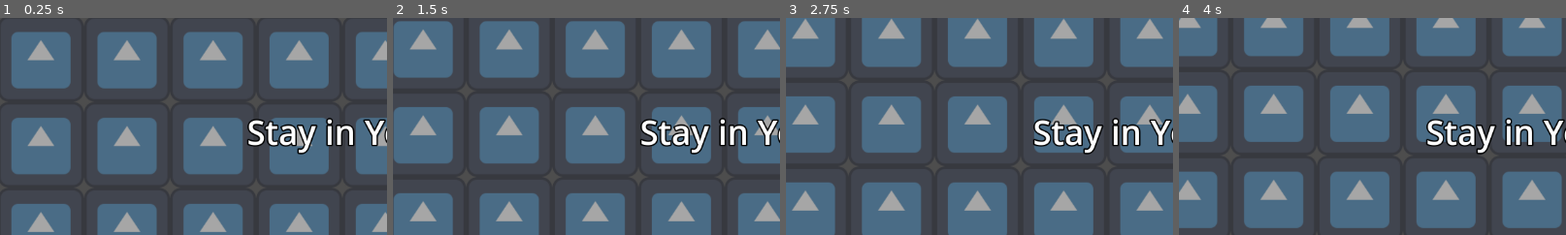
Above: before the commit, frames 1-4 (left to right).
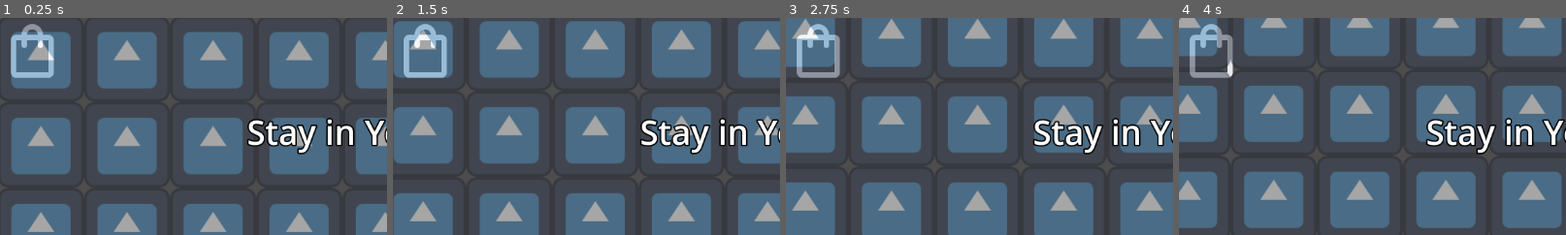
Above: after the commit, the same moments.

Repository: tangkdt/Alchemy
Game: Godot game, scene res://_common/start_screen.tscn
Same seed, same stepped clock (60 frames per second), same inputs: the game is played once before the commit and once after it. The engine's default icon, where the game draws it, is replaced by a stand-in: a white triangle on a blue panel in a dark square.
Inputs (mouse positions are % of the whole screen's width and height, from its top left):
- Up to frame 1 (0.25 s): no input
- Up to frame 2 (1.5 s): click (4, 8) at 0.52 s; hold D (right) from 1.28 s (still down); hold Shift (dash) from 1.28 s (still down)
- Up to frame 3 (2.75 s): release D (right) at 2.03 s; release Shift (dash) at 2.03 s; hold S (down) from 2.03 s (still down); tap Shift (dash) at 2.1 s
- Up to frame 4 (4 s): release S (down) at 2.78 s; hold D (right) 2.78-3.53 s; hold Shift (dash) 2.78-3.53 s; hold W (up) from 3.53 s (still down); tap Shift (dash) at 3.6 s
The pictures show only the part of the screen within x 0-50%, y 0-50%; the shares and areas given below are measured in that part.

The runs differ from the first frame. In frame 1, 1.3% of the frame differs, in the area x 2-15%, y 2-28%; in frame 2, 1.3%; in frame 3, 1.3%; in frame 4, 1.3%.

Commit message:
Pls work no errors, added code

Diff:
--- /dev/null
+++ b/_common/Menu.tscn
@@ -0,0 +1,74 @@
+[gd_scene load_steps=7 format=3 uid="uid://bt7xwqlqfnnnp"]
+
+[ext_resource type="Script" path="res://_common/pouch.gd" id="1_e0qkq"]
+[ext_resource type="Texture2D" uid="uid://sn1or6gg7iy7" path="res://sprites/Pouch.png" id="1_mer1t"]
+[ext_resource type="Texture2D" uid="uid://cyvm43w2ch173" path="res://sprites/Bitcoin.png" id="3_b54ha"]
+[ext_resource type="FontFile" uid="uid://cudet3qxqwg18" path="res://FredokaOne-Regular.ttf" id="4_6541l"]
+[ext_resource type="Texture2D" uid="uid://crkip3ayyuheu" path="res://sprites/Payment.png" id="4_ppkkh"]
+[ext_resource type="Texture2D" uid="uid://xcclqewtugtr" path="res://sprites/Yen.png" id="5_6b6ch"]
+
+[node name="Node2D" type="Node2D"]
+
+[node name="TextureButton" type="TextureButton" parent="."]
+offset_top = 1.0
+offset_right = 40.0
+offset_bottom = 41.0
+texture_normal = ExtResource("1_mer1t")
+texture_pressed = ExtResource("1_mer1t")
+texture_hover = ExtResource("1_mer1t")
+texture_disabled = ExtResource("1_mer1t")
+texture_focused = ExtResource("1_mer1t")
+script = ExtResource("1_e0qkq")
+
+[node name="Panel" type="Panel" parent="TextureButton"]
+visible = false
+layout_mode = 0
+offset_left = -2.0
+offset_top = 125.0
+offset_right = 471.0
+offset_bottom = 531.0
+
+[node name="BitcoinImg" type="Sprite2D" parent="TextureButton/Panel"]
+position = Vector2(4.83966, 18.7263)
+scale = Vector2(0.724101, 0.71907)
+texture = ExtResource("3_b54ha")
+offset = Vector2(44.75, 52.51)
+
+[node name="DollarImg" type="Sprite2D" parent="TextureButton/Panel"]
+position = Vector2(41, 151)
+scale = Vector2(0.71875, 0.71875)
+texture = ExtResource("4_ppkkh")
+
+[node name="YenImg" type="Sprite2D" parent="TextureButton/Panel"]
+position = Vector2(43, 247)
+scale = Vector2(0.708333, 0.739583)
+texture = ExtResource("5_6b6ch")
+
+[node name="BitcoinCount" type="Label" parent="TextureButton/Panel"]
+layout_mode = 0
+offset_left = 80.0
+offset_top = 45.0
+offset_right = 131.0
+offset_bottom = 87.0
+theme_override_fonts/font = ExtResource("4_6541l")
+text = "x99"
+
+[node name="YenCount" type="Label" parent="TextureButton/Panel"]
+layout_mode = 0
+offset_left = 95.0
+offset_top = 232.0
+offset_right = 146.0
+offset_bottom = 274.0
+theme_override_fonts/font = ExtResource("4_6541l")
+text = "x99"
+
+[node name="DollarCount" type="Label" parent="TextureButton/Panel"]
+layout_mode = 0
+offset_left = 100.0
+offset_top = 140.0
+offset_right = 151.0
+offset_bottom = 182.0
+theme_override_fonts/font = ExtResource("4_6541l")
+text = "x99"
+
+[connection signal="pressed" from="TextureButton" to="TextureButton" method="_on_pressed"]
--- /dev/null
+++ b/_common/pouch.gd
@@ -0,0 +1,47 @@
+extends TextureButton
+
+@export var bitcoins = 0
+@export var yen = 0
+@export var dollars = 0
+
+var bitCoinLabel
+var yenCount
+var dollarCount
+
+# Called when the button is pressed
+func _on_pressed():
+	var menu = $Panel
+
+	# Check if the menu is visible
+	if not menu.is_visible():
+		# Position the menu relative to the button
+		menu.set_position(Vector2(0, size.y))
+
+		# Show the menu at the button's position
+		menu.show()
+	else:
+		# If the menu is visible, hide it
+		menu.hide()
+
+# Add items to the PopupMenu during setup
+func _ready():
+	var menu = $Panel
+
+	#handle all texts
+	bitCoinLabel = menu.get_node("BitcoinCount")  # Assuming the label is named "SomeLabel"
+	yenCount = menu.get_node("YenCount")
+	dollarCount = menu.get_node("DollarCount")
+
+	#Create the TextureButton if it's not already in the scene
+	#var texture_button = $TextureButton  # Or use TextureButton.new() to create one dynamically
+
+	# Change the normal texture
+	#texture_button.texture_normal = load("res://sprites/closeButton.png")
+
+	# Initially hide the PopupMenu
+	menu.hide()
+
+func _process(delta):
+	bitCoinLabel.text = str(bitcoins)
+	yenCount.text = str(yen)
+	dollarCount.text = str(dollars)
--- a/_common/start_screen.tscn
+++ b/_common/start_screen.tscn
@@ -1,8 +1,9 @@
-[gd_scene load_steps=6 format=3 uid="uid://cs08dwnrlb8sc"]
+[gd_scene load_steps=7 format=3 uid="uid://cs08dwnrlb8sc"]
 
 [ext_resource type="Script" path="res://_common/start_screen.gd" id="1_p0qrx"]
 [ext_resource type="Theme" uid="uid://5vaqpc5yciov" path="res://_common/main_theme.tres" id="2_jovfd"]
 [ext_resource type="Shader" path="res://_common/shaders/scrolling_background.gdshader" id="2_p6cbr"]
+[ext_resource type="PackedScene" uid="uid://bt7xwqlqfnnnp" path="res://_common/Menu.tscn" id="5_obe8r"]
 [ext_resource type="Texture2D" uid="uid://buxlufc86is5u" path="res://icon.svg" id="6_d78v2"]
 
 [sub_resource type="ShaderMaterial" id="ShaderMaterial_qhfm8"]
@@ -77,6 +78,8 @@
 size_flags_vertical = 3
 size_flags_stretch_ratio = 0.25
 
+[node name="Node2D" parent="." instance=ExtResource("5_obe8r")]
+
 [connection signal="pressed" from="CanvasLayer/VBoxContainer/GridContainer/GameMode1" to="." method="_load_game_mode_1"]
 [connection signal="pressed" from="CanvasLayer/VBoxContainer/GridContainer/GameMode2" to="." method="_load_game_mode_2"]
 [connection signal="pressed" from="CanvasLayer/VBoxContainer/GridContainer/Credits" to="." method="_load_credits"]
Binary file added: sprites/Bitcoin.png
Not shown, added: sprites/Bitcoin.png.import
Binary file added: sprites/Payment.png
Not shown, added: sprites/Payment.png.import
Binary file added: sprites/Pouch.png
Not shown, added: sprites/Pouch.png.import
Binary file added: sprites/Yen.png
Not shown, added: sprites/Yen.png.import
Not shown, added: sprites/closeButton.png.import
